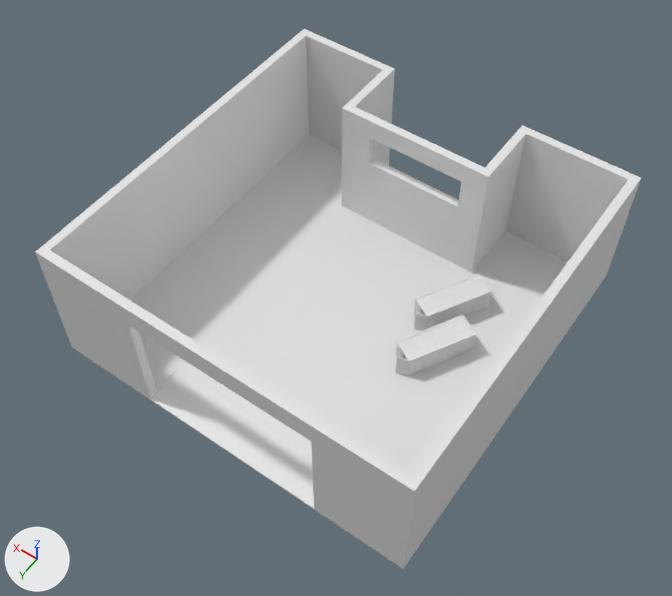
What one commit did to the Blender file hangar1.blend.
Rendered twice from a 50 mm lens placed at (-25.0, 71.1, 80.3), pointed at (9.5, 22.8, 4.4). Every picture has the same lights, and +X, +Y and +Z are marked at lower left.

The older version as bpy lines, for what is in view:
```python
me_cube = bpy.data.meshes.new('Cube')
me_cube.from_pydata(...)  # 62 vertices, 45 faces; spans x -11.0..31.0, y -1.0..41.0, z -1.2..14.3
me_cube.materials.append(mat_material)  # white #e7e7e7
me_cube_002 = bpy.data.meshes.new('Cube.002')
me_cube_002.from_pydata(...)  # 1906 vertices, 1544 faces; spans x -1.71..1.08, y -1.19..7.67, z -1.1..2.18
me_cube_003 = bpy.data.meshes.new('Cube.003')
me_cube_003.from_pydata(...)  # 1906 vertices, 1544 faces; spans x -1.71..1.08, y -1.19..7.67, z -1.1..2.18
ob_container = bpy.data.objects.new('container', me_cube_002)
ob_container.location = (-0.5, 11.1, 0.0)
ob_container.rotation_euler = (0.0, 0.0, -0.508)  # degrees (0, 0, -29)
ob_container2 = bpy.data.objects.new('container2', me_cube_003)
ob_container2.location = (-2.0, 16.9, 0.0)
ob_container2.rotation_euler = (0.0, 0.0, -0.508)  # degrees (0, 0, -29)
ob_hangar = bpy.data.objects.new('hangar', me_cube)
ob_hangar.location = (0.0, 0.0, 0.0)
```
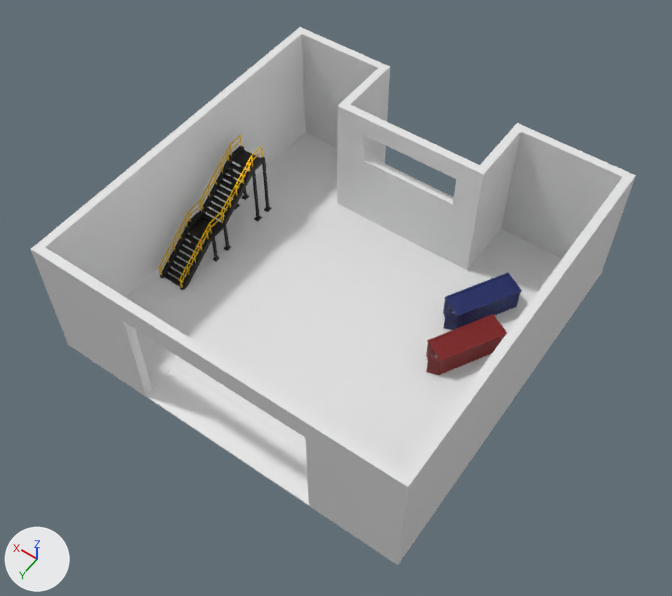
Boxes [x1, y1, x2, y2] around the edits, measured in the pictures (672 x 596 px):
'hangar', moved: before [35, 29, 641, 569]; after [31, 27, 636, 565]
'stairs', added (black): after [158, 135, 272, 290]
    faces in mat_material_002 (black #363636): [160, 146, 272, 290]
    faces in mat_material_003 (yellow #ffce00): [158, 135, 263, 288]
'container2', recoloured, moved (white to red): before [395, 315, 477, 376]; after [426, 314, 507, 375]
'container', recoloured, moved (white to blue): before [414, 273, 492, 331]; after [443, 273, 522, 330]

What the commit changed:
Material 'Material.009' (mat_material_009) is new.
Its base color is (0.08, 0.08, 0.08) (dark grey #505050).
Its metallic is 1.0.
Material 'Material.008' (mat_material_008) is new.
Its base color is (0.208, 0.00354, 0.00354) (red #7e0c0c).
Material 'Material.006' (mat_material_006) is new.
Its base color is (0.128, 0.128, 0.128) (dark grey #646464).
Its metallic is 1.0.
Material 'Material.005' (mat_material_005) is new.
Its base color is (0.00683, 0.0171, 0.128) (dark blue #142364).
Material 'Material.003' (mat_material_003) is new.
Its base color is (1.0, 0.616, 0.0) (yellow #ffce00).
Its metallic is 1.0.
Material 'Material.002' (mat_material_002) is new.
Its base color is (0.0374, 0.0374, 0.0374) (black #363636).
Its metallic is 1.0.
me_cube_002 has 1906 vertices, 1544 faces and spans x -1.71..1.08, y -1.19..7.67, z -1.1..2.18.
me_cube_002 is used by ob_container; location (-0.5, 11.1, 0.0); rotation (0.0, 0.0, -0.508), in degrees (0, 0, -29).
me_cube_002 part 1: 1340 of the faces centred in x -1.71..1.08, y -1.19..7.66, z -1.1..2.18 switch from no material to mat_material_005 (dark blue #142364).
me_cube_002 now uses material mat_material_006 (dark grey #646464).
me_cube_003 has 1906 vertices, 1544 faces and spans x -1.71..1.08, y -1.19..7.67, z -1.1..2.18.
me_cube_003 is used by ob_container2; location (-2.0, 16.9, 0.0); rotation (0.0, 0.0, -0.508), in degrees (0, 0, -29).
me_cube_003 part 2: 1340 of the faces centred in x -1.71..1.08, y -1.19..7.66, z -1.1..2.18 switch from no material to mat_material_008 (red #7e0c0c).
me_cube_003 now uses material mat_material_009 (dark grey #505050).
Mesh me_cube_001 is new.
It has 664 vertices, 526 faces and spans x -4.6..1.9, y -24.8..1.4, z -4.6..11.4.
Faces by material slot: [278, 248].
It uses material mat_material_002 (black #363636).
It uses material mat_material_003 (yellow #ffce00).
Object 'hangar' (ob_hangar) moves from (0.0, 0.0, 0.0) to (0.6, 0.0, 0.0).
Object 'container' (ob_container) moves from (-0.5, 11.1, 0.0) to (-3.1, 9.1, 0.0).
Object 'container2' (ob_container2) moves from (-2.0, 16.9, 0.0) to (-4.6, 15.0, 0.0).
Object 'stairs' (ob_stairs) is new; it shows me_cube_001.
Its location is (28.8, 27.8, 0.1).
Its rotation in degrees is (-8.3, 0, 0).
Its scale is (0.635, 0.635, 0.635).
